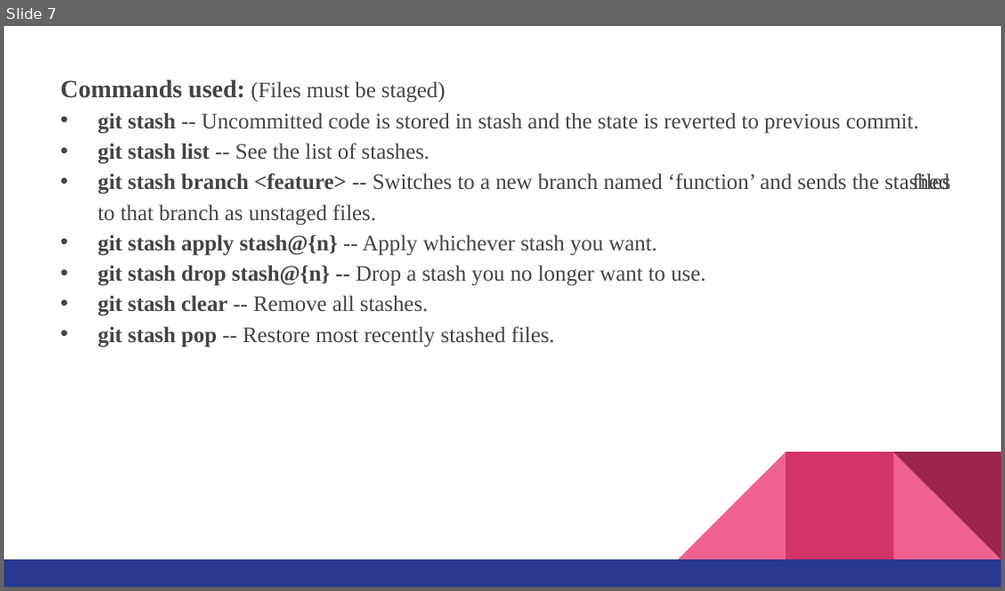
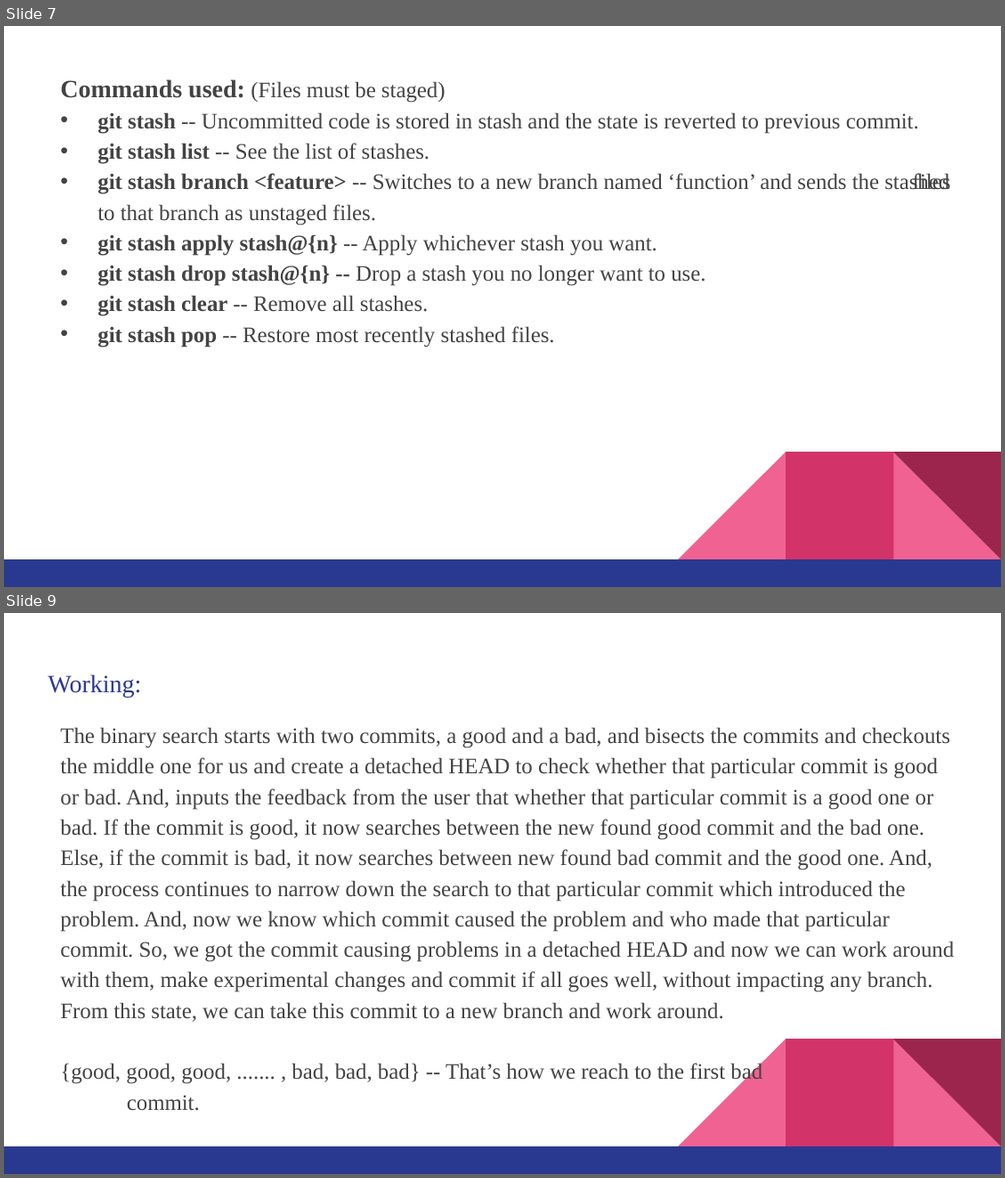
Before and after one commit to MrVaibhavChamp/Git-Advanced-Features, a slide deck: KOSS ppt.pptx. Shown one above the other, each under a label of ours: slide 7 before the commit, slides 7 and 9 after it; the slides between them are not shown. The pictures are 1005x591 and 1005x1178 pixels, drawn with LibreOffice and Linux fonts; fonts in the diff are those of the drawing. Boxes give left, top, right and bottom in pixels: in the first picture for what was removed or moved away, otherwise in the second. Text is boxed around its words. In the diff, an @@ line names an element or a change of style, - is before the commit and + after.

```diff
--- a/KOSS ppt.pptx
+++ b/KOSS ppt.pptx
@@ slide 9 added at (4,613,1001,1174), background #FFFFFF; not listed: 5 template elements that a slide beside it also shows @@
@@ title added at (48,674,141,697), 18 pt, text #2A3990 @@
+Working:
@@ text added at (60,727,954,1111), 16 pt, text #434343 @@
+The binary search starts with two commits, a good and a bad, and bisects the commits and checkouts the middle one for us and create a detached HEAD to check whether that particular commit is good or bad. And, inputs the feedback from the user that whether that particular commit is a good one or bad. If the commit is good, it now searches between the new found good commit and the bad one. Else, if the commit is bad, it now searches between new found bad commit and the good one. And, the process continues to narrow down the search to that particular commit which introduced the problem. And, now we know which commit caused the problem and who made that particular commit. So, we got the commit causing problems in a detached HEAD and now we can work around with them, make experimental changes and commit if all goes well, without impacting any branch.
+From this state, we can take this commit to a new branch and work around.
+{good, good, good, ....... , bad, bad, bad} -- That’s how we reach to the first bad commit.
```
Also in this commit, not shown: 4 slides changed, 2 other slides added.
